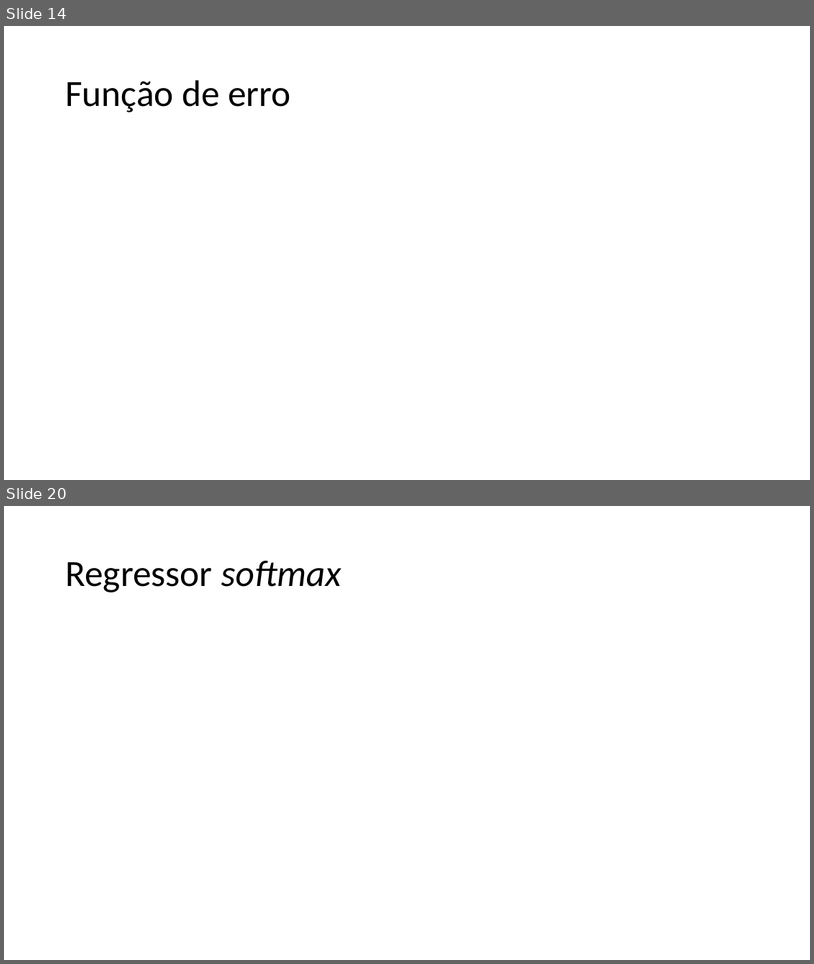
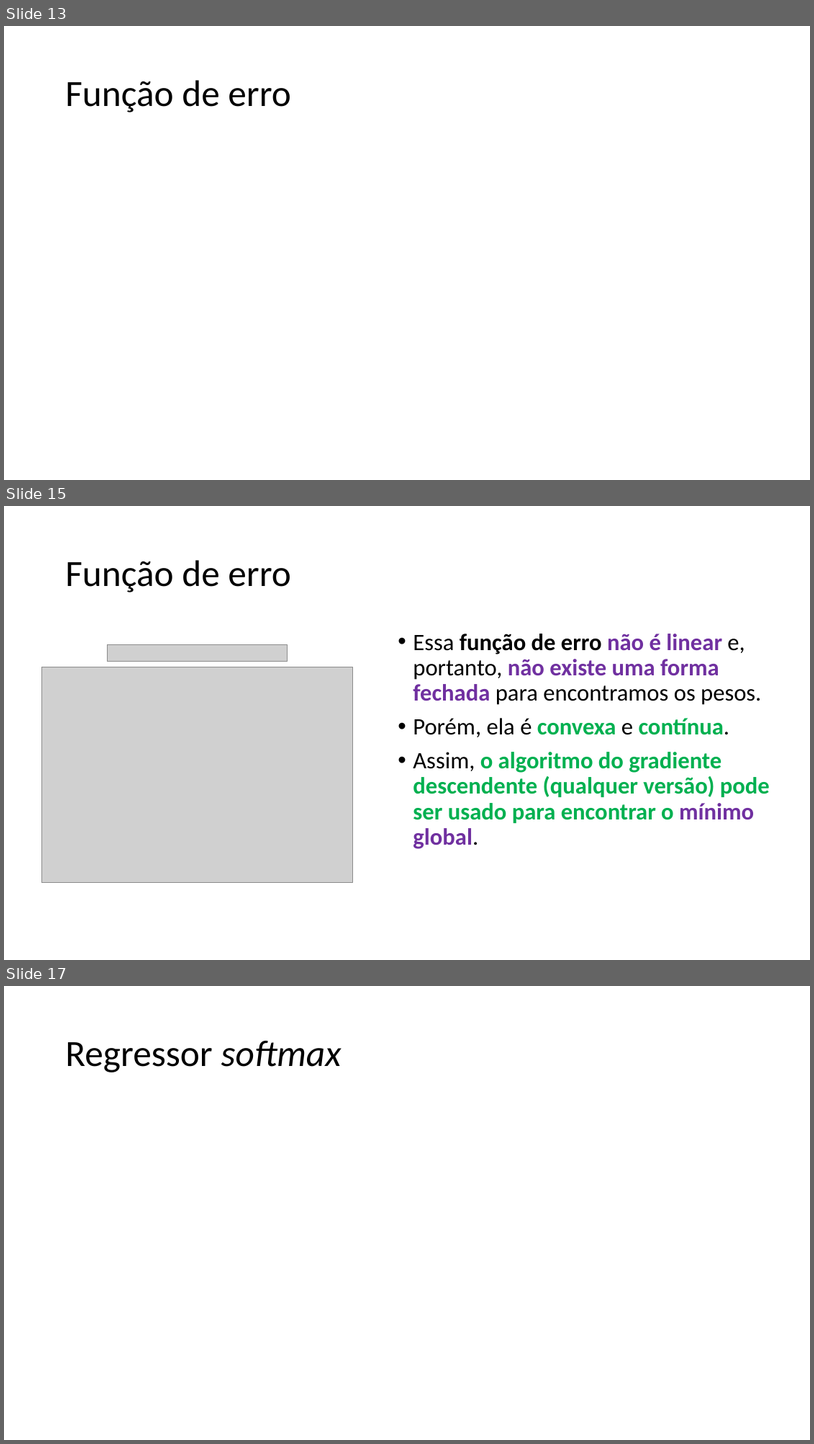
Before and after one commit to zz4fap/c24_inteligencia_artificial, a slide deck: slides/C24_Regressor_Softmax.pptx. Shown one above the other, each under a label of ours: slides 14 and 20 before the commit, slides 13, 15 and 17 after it; the slides between them are not shown. The pictures are 814x964 and 814x1444 pixels, drawn with LibreOffice and Linux fonts; fonts in the diff are those of the drawing; grey boxes stand for pictures. Boxes give left, top, right and bottom in pixels: in the first picture for what was removed or moved away, otherwise in the second. Text is boxed around its words. In the diff, an @@ line names an element or a change of style, - is before the commit and + after.

```diff
--- a/slides/C24_Regressor_Softmax.pptx
+++ b/slides/C24_Regressor_Softmax.pptx
@@ slide 15 added at bbox=[4, 506, 810, 960], background #FFFFFF @@
@@ title added at bbox=[65, 560, 291, 592], 44 pt, text #000000 @@
+Função de erro
@@ text added at bbox=[413, 633, 770, 849], 28 pt, text #00B050, bold @@
+• Essa função de erro não é linear e, portanto, não existe uma forma fechada para encontramos os pesos.
+• Porém, ela é convexa e contínua.
+• Assim, o algoritmo do gradiente descendente (qualquer versão) pode ser usado para encontrar o mínimo global.
@@ picture added at bbox=[108, 644, 288, 662] @@
@@ picture added at bbox=[41, 667, 353, 883] @@
@@ what was slide 14 is now slide 13 @@
@@ what was slide 20 is now slide 17 @@
```
Also in this commit, not shown: 3 slides changed, 4 other slides added, 12 slides removed, 2 other files.
